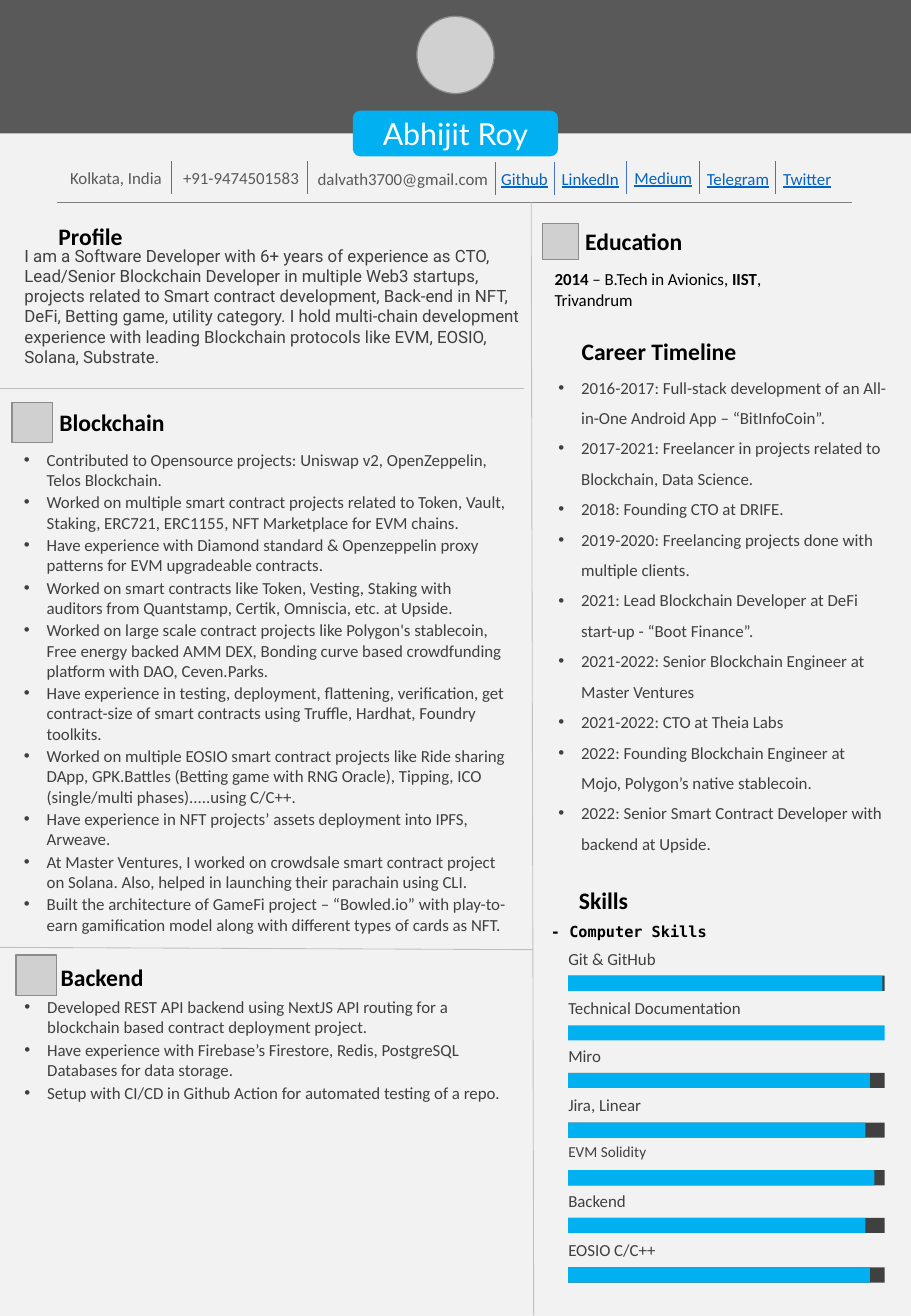
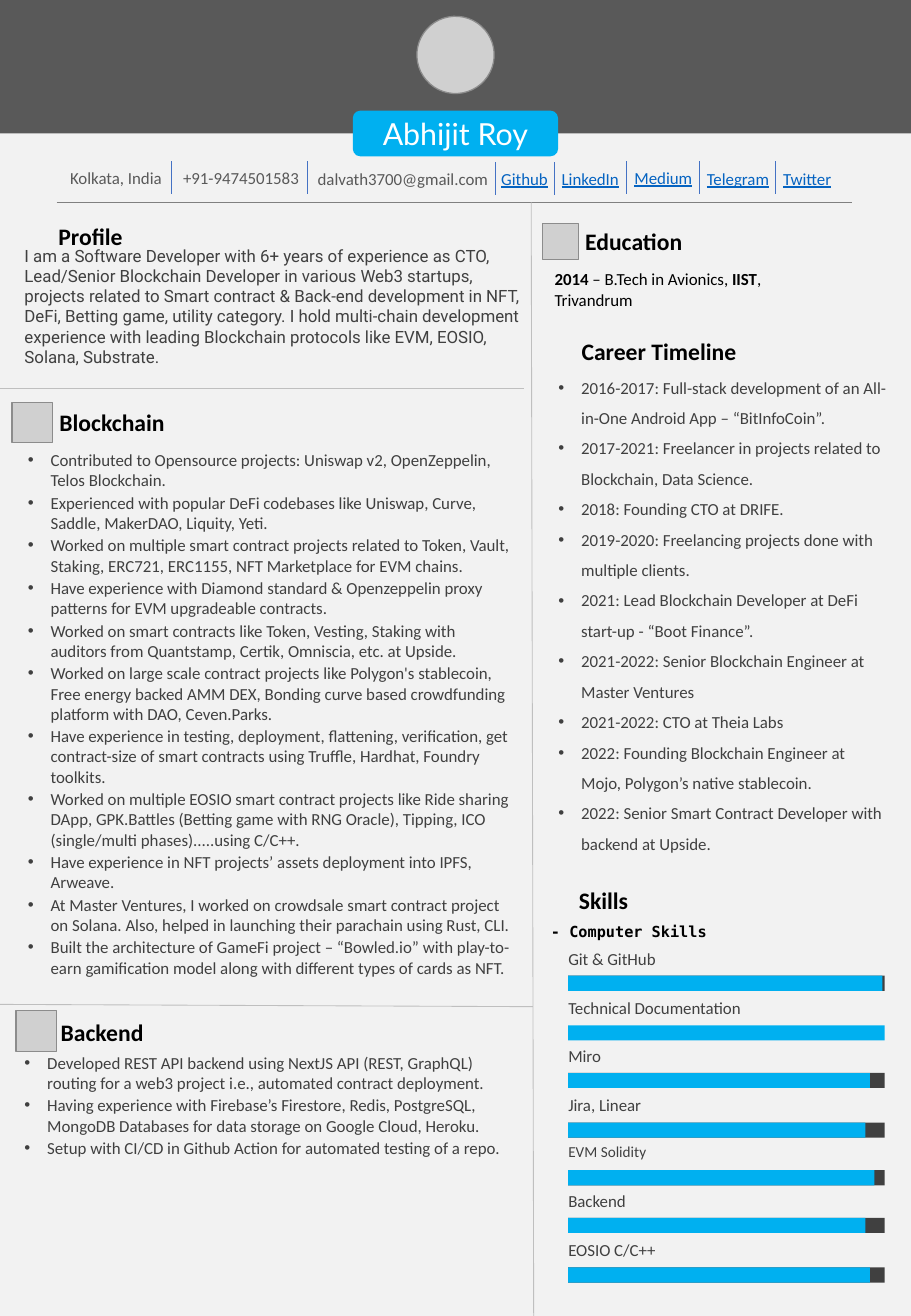
Before and after one commit to abhi3700/my_resume, a slide deck: slide 1 of my_resume.pptx. Drawn at 911x1316 pixels with LibreOffice and Linux fonts; fonts in the diff are those of the drawing; grey boxes stand for pictures; background and template pictures are left out. Boxes give left, top, right and bottom in pixels: in the first picture for what was removed or moved away, otherwise in the second. Text is boxed around its words. In the diff, an @@ line names an element or a change of style, - is before the commit and + after.

```diff
--- a/my_resume.pptx
+++ b/my_resume.pptx
@@ text at [24,249,519,365]: text changed @@
-I am a Software Developer with 6+ years of experience as CTO, Lead/Senior Blockchain Developer in multiple Web3 startups, projects related to Smart contract development, Back-end in NFT, DeFi, Betting game, utility category. I hold multi-chain development experience with leading Blockchain protocols like EVM, EOSIO, Solana, Substrate.
+I am a Software Developer with 6+ years of experience as CTO, Lead/Senior Blockchain Developer in various Web3 startups, projects related to Smart contract & Back-end development in NFT, DeFi, Betting game, utility category. I hold multi-chain development experience with leading Blockchain protocols like EVM, EOSIO, Solana, Substrate.
@@ text at [51,497,476,532]: paragraph added @@
+• Experienced with popular DeFi codebases like Uniswap, Curve, Saddle, MakerDAO, Liquity, Yeti.
@@ text at [51,899,508,934]: text changed @@
-• At Master Ventures, I worked on crowdsale smart contract project on Solana. Also, helped in launching their parachain using CLI.
+• At Master Ventures, I worked on crowdsale smart contract project on Solana. Also, helped in launching their parachain using Rust, CLI.
@@ line moved from (0, 947) - (533, 950) to (0, 1005) - (533, 1007) @@
@@ 2 texts, 1 picture: place and size @@
-2 texts, 1 picture at [16,955,500,1102]
+2 texts, 1 picture at [16,1011,500,1157]
@@ text at [47,1057,484,1135]: text changed @@
-• Developed REST API backend using NextJS API routing for a blockchain based contract deployment project.
-• Have experience with Firebase’s Firestore, Redis, PostgreSQL Databases for data storage.
+• Developed REST API backend using NextJS API (REST, GraphQL) routing for a web3 project i.e., automated contract deployment.
+• Having experience with Firebase’s Firestore, Redis, PostgreSQL, MongoDB Databases for data storage on Google Cloud, Heroku.
```
Also in this commit, not shown: 1 other file.
